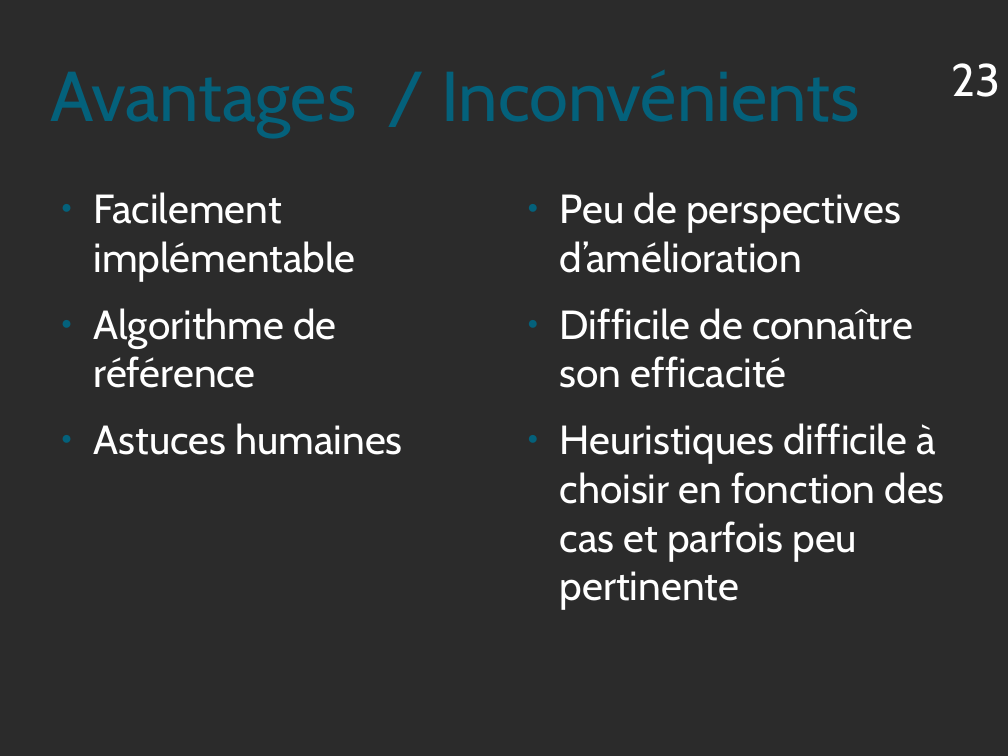
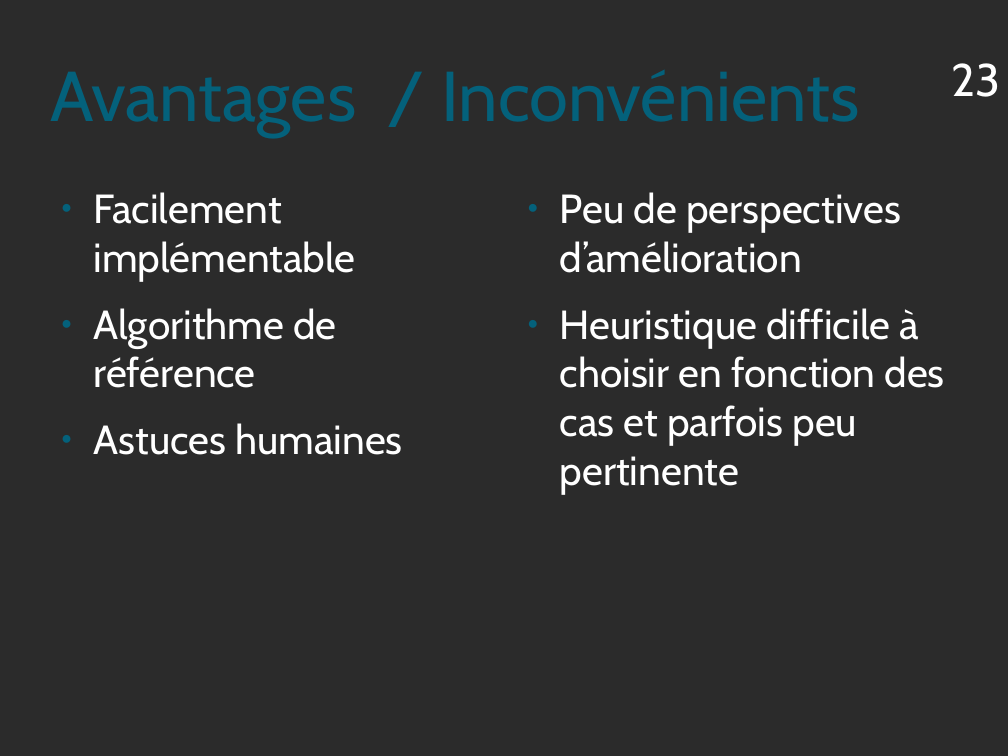
Before and after one commit to Triw-12/hanamikoji_solve, a slide deck: slide 23 of diaporama/Règles.odp. Drawn at 1008x756 pixels with LibreOffice and Linux fonts; fonts in the diff are those of the drawing; background and template pictures are left out; a plain dark background stands for a picture behind light text. Boxes give left, top, right and bottom in pixels: in the first picture for what was removed or moved away, otherwise in the second. Text is boxed around its words. In the diff, an @@ line names an element or a change of style, - is before the commit and + after.

```diff
--- a/diaporama/Règles.odp
+++ b/diaporama/Règles.odp
@@ text at box(560, 308, 945, 494): text changed @@
-● Difficile de connaître son efficacité
-● Heuristiques difficile à choisir en fonction des cas et parfois peu pertinente
+● Heuristique difficile à choisir en fonction des cas et parfois peu pertinente
```
Also in this commit, not shown: 16 other slides changed, 3 slides added, 2 slides removed, 2 other files.
